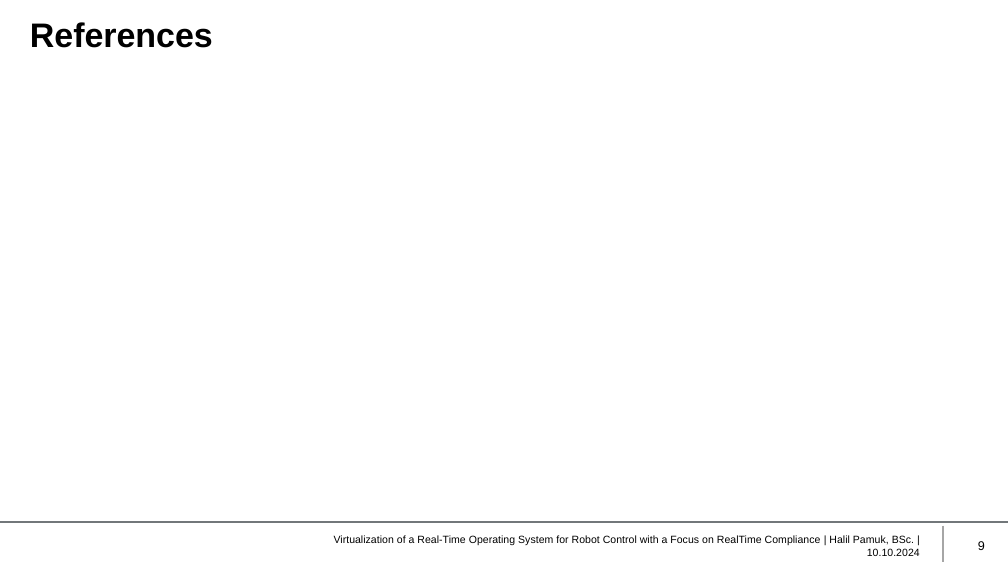
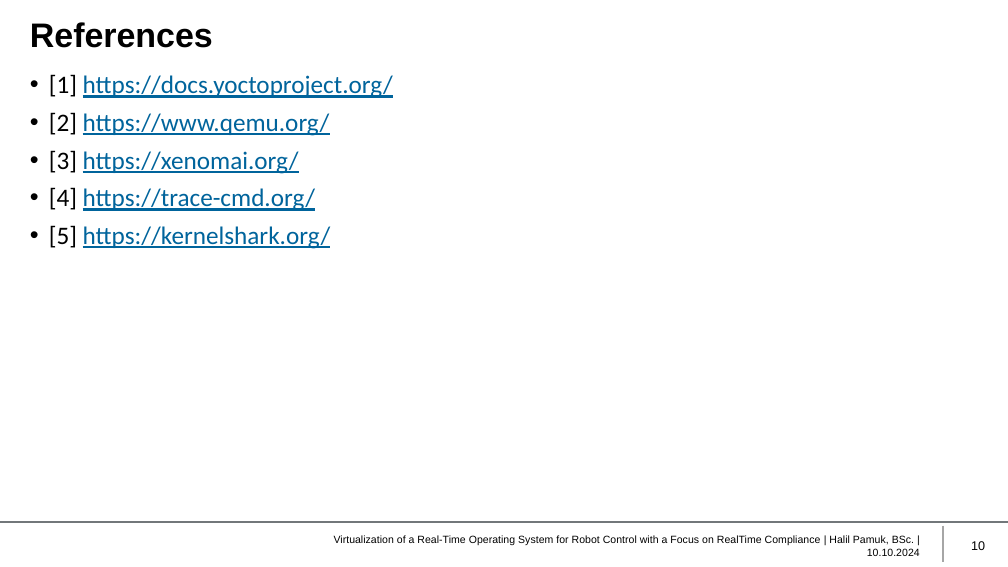
Before and after one commit to HIP24/Masterarbeit, a slide deck: slide 10 of Masterprüfung/Presentation/Presentation.pptx (slide 9 before the commit). Drawn at 1008x567 pixels with LibreOffice and Linux fonts; fonts in the diff are those of the drawing; background and template pictures are left out. Boxes give left, top, right and bottom in pixels: in the first picture for what was removed or moved away, otherwise in the second. Text is boxed around its words. In the diff, an @@ line names an element or a change of style, - is before the commit and + after.

```diff
--- a/Masterprüfung/Presentation/Presentation.pptx
+++ b/Masterprüfung/Presentation/Presentation.pptx
@@ text added at bbox=[49, 74, 393, 249], 18 pt, text #00649C, underline @@
+• [1] https://docs.yoctoproject.org/
+• [2] https://www.qemu.org/
+• [3] https://xenomai.org/
+• [4] https://trace-cmd.org/
+• [5] https://kernelshark.org/
@@ page number at bbox=[971, 541, 985, 550]: text changed @@
-9
+10
```
Also in this commit, not shown: 8 other slides changed, 1 slide added.
